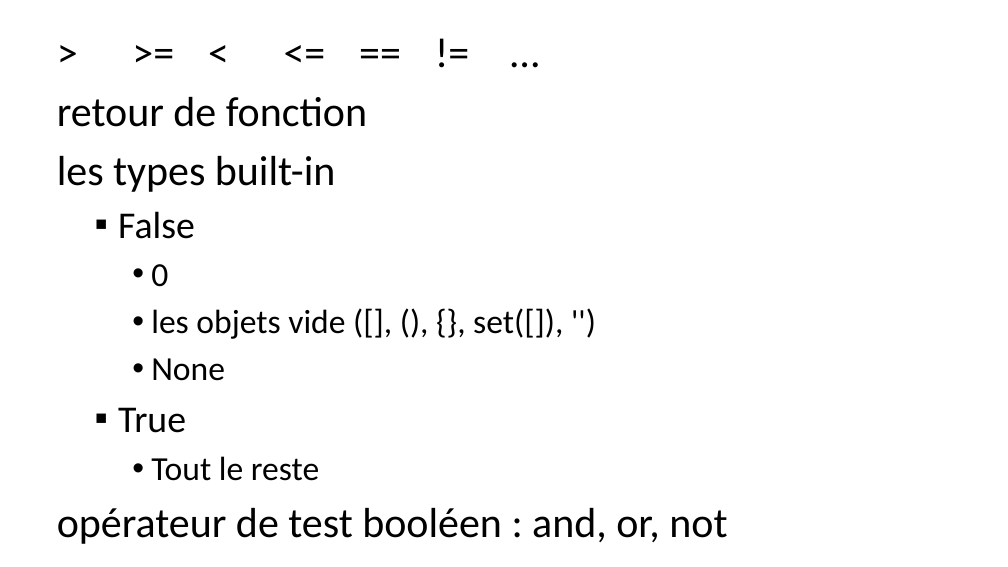
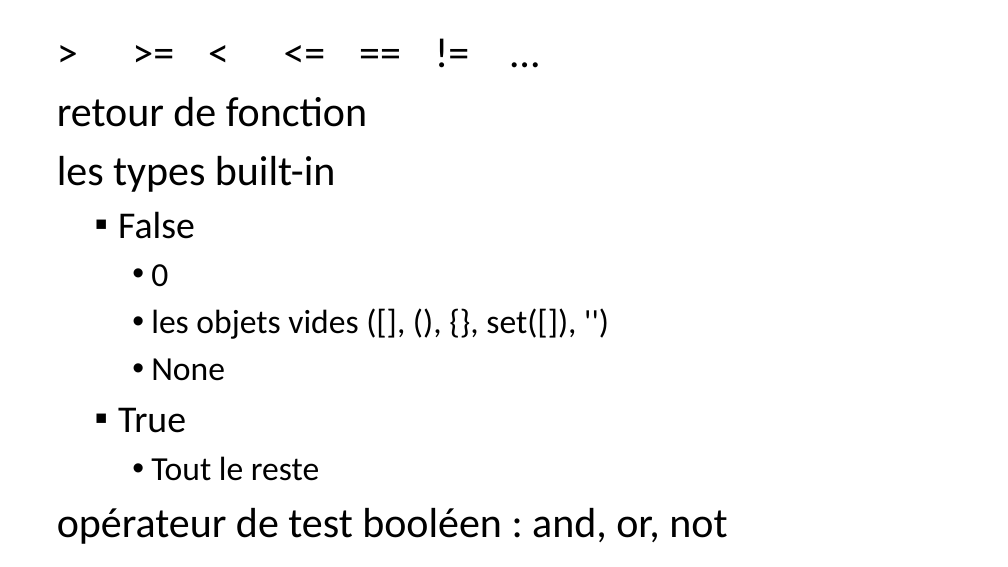
Before and after one commit to parmentelat/flotpython-archive, a slide deck: slide 2 of semaine3/CO12AL-W3-VIDEO03-SLIDE01.pptx. Drawn at 1008x567 pixels with LibreOffice and Linux fonts; fonts in the diff are those of the drawing. Boxes give left, top, right and bottom in pixels: in the first picture for what was removed or moved away, otherwise in the second. Text is boxed around its words. In the diff, an @@ line names an element or a change of style, - is before the commit and + after.

Commit message:
pas mal de commentaires sur le pptx qui illustre if .. elif ... else ...

```diff
--- a/semaine3/CO12AL-W3-VIDEO03-SLIDE01.pptx
+++ b/semaine3/CO12AL-W3-VIDEO03-SLIDE01.pptx
@@ text at box(151, 308, 576, 339): text changed @@
-    • les objets vide ([], (), {}, set([]), '')
+    • les objets vides ([], (), {}, set([]), '')
```
